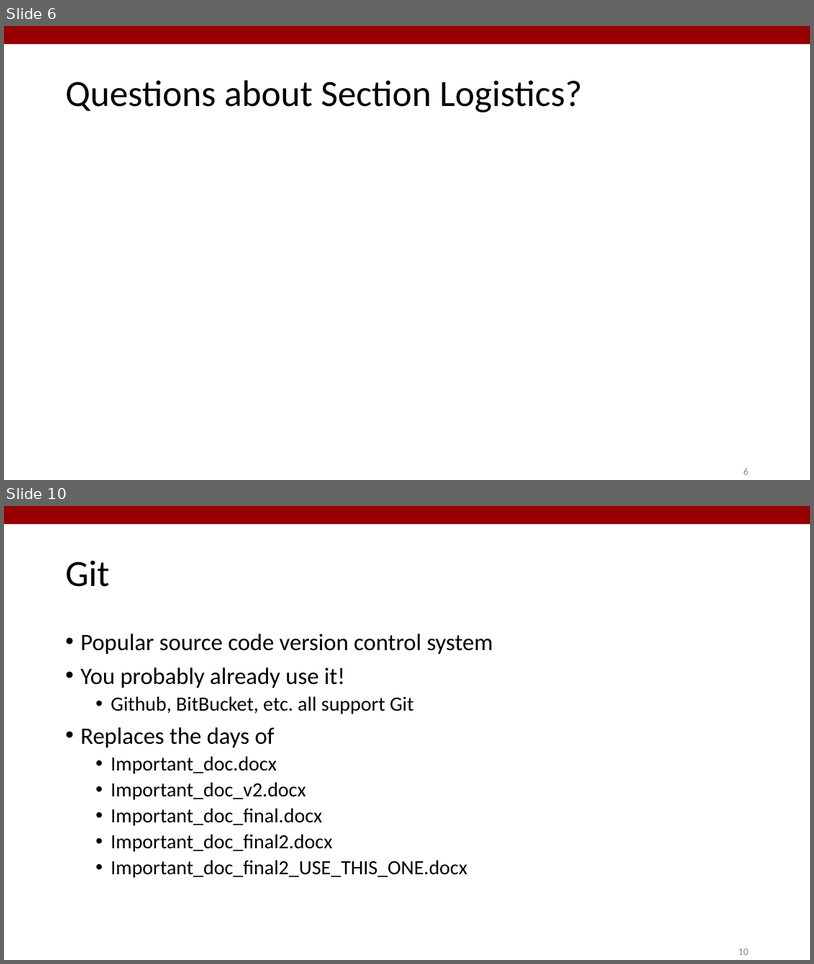
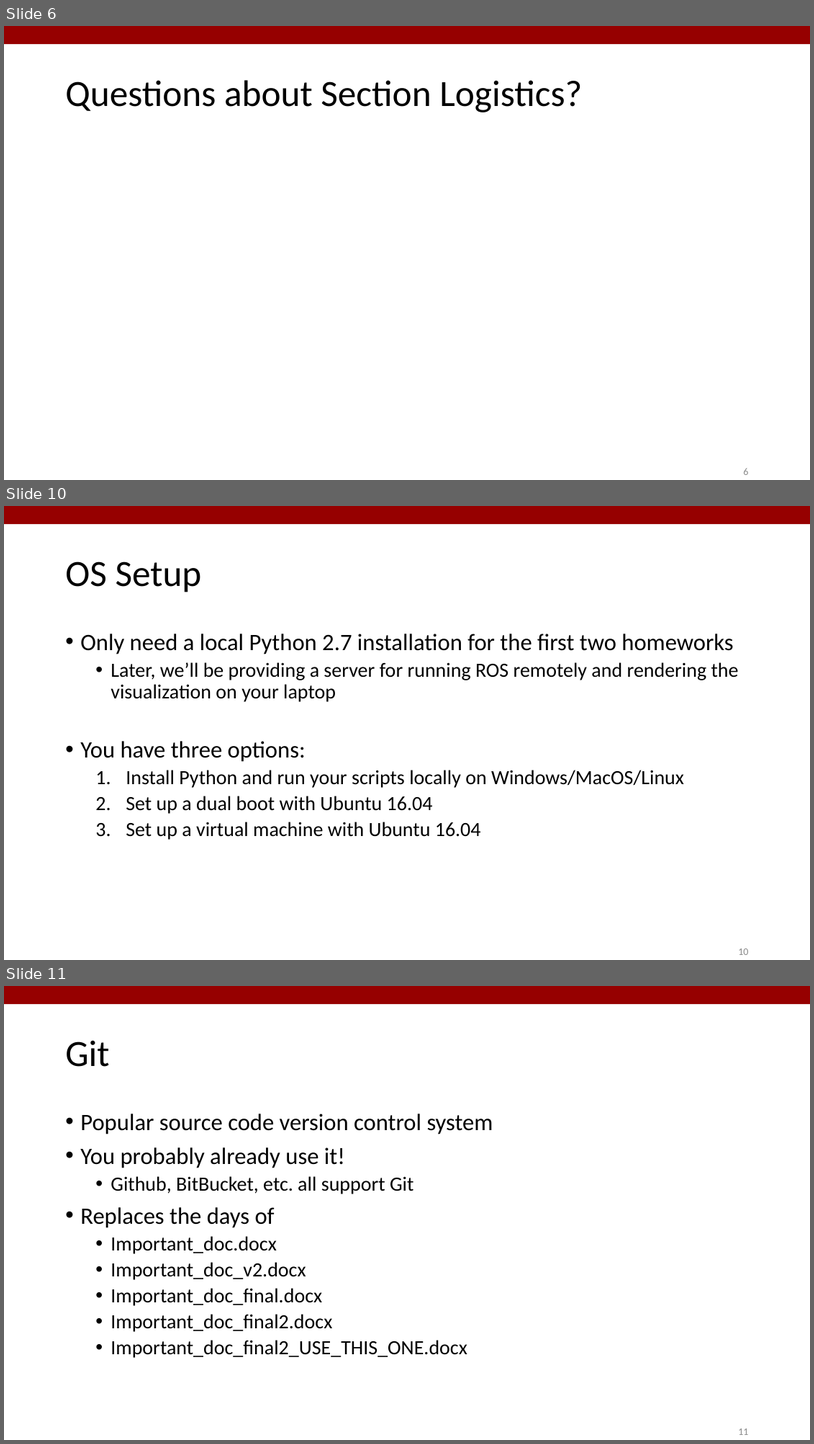
Before and after one commit to StanfordASL/AA274_SECTION, a slide deck: s1/slides/s1.pptx. Shown one above the other, each under a label of ours: slides 6 and 10 before the commit, slides 6, 10 and 11 after it; the slides between them are not shown. The pictures are 814x964 and 814x1444 pixels, drawn with LibreOffice and Linux fonts; fonts in the diff are those of the drawing. Boxes give left, top, right and bottom in pixels: in the first picture for what was removed or moved away, otherwise in the second. Text is boxed around its words. In the diff, an @@ line names an element or a change of style, - is before the commit and + after.

Commit message:
Updating S1 for non-Docker install

```diff
--- a/s1/slides/s1.pptx
+++ b/s1/slides/s1.pptx
@@ slide 10 added at box(4, 506, 810, 960), background #FFFFFF; not listed: 1 template element that a slide beside it also shows @@
@@ title added at box(65, 561, 202, 592), 44 pt, text #000000 @@
+OS Setup
@@ text added at box(80, 633, 739, 839), 24 pt, text #000000 @@
+• Only need a local Python 2.7 installation for the first two homeworks
+  • Later, we’ll be providing a server for running ROS remotely and rendering the visualization on your laptop
+• You have three options:
+  1. Install Python and run your scripts locally on Windows/MacOS/Linux
+  2. Set up a dual boot with Ubuntu 16.04
+  3. Set up a virtual machine with Ubuntu 16.04
@@ page number added at box(738, 948, 748, 955), 12 pt, text #8C8C8C @@
+10
@@ what was slide 10 is now slide 11 @@
@@ page number at box(738, 1428, 748, 1435): text changed @@
-10
+11
```
Also in this commit, not shown: 3 slides changed, 3 other slides added, 13 other files.
